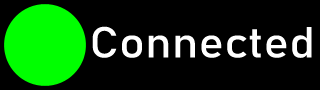
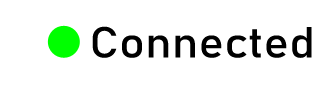
Two versions of the same layered image (w=320, h=90). Layer-by-layer changes:
added layer "Connected_Black" above "Connected_White" over box(92, 26, 312, 58)
renamed "Connected" to "Connected_White", hid it over box(92, 26, 312, 58)
painted on "Shape 1" over box(4, 4, 86, 86)
hid "Layer 2" over box(0, 0, 320, 90)
